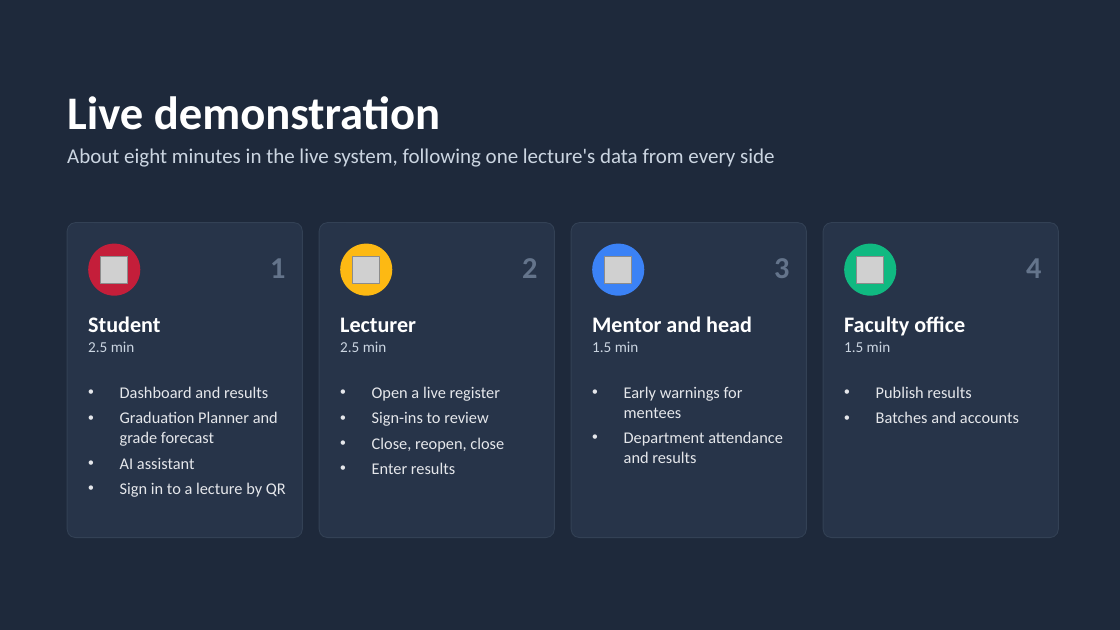
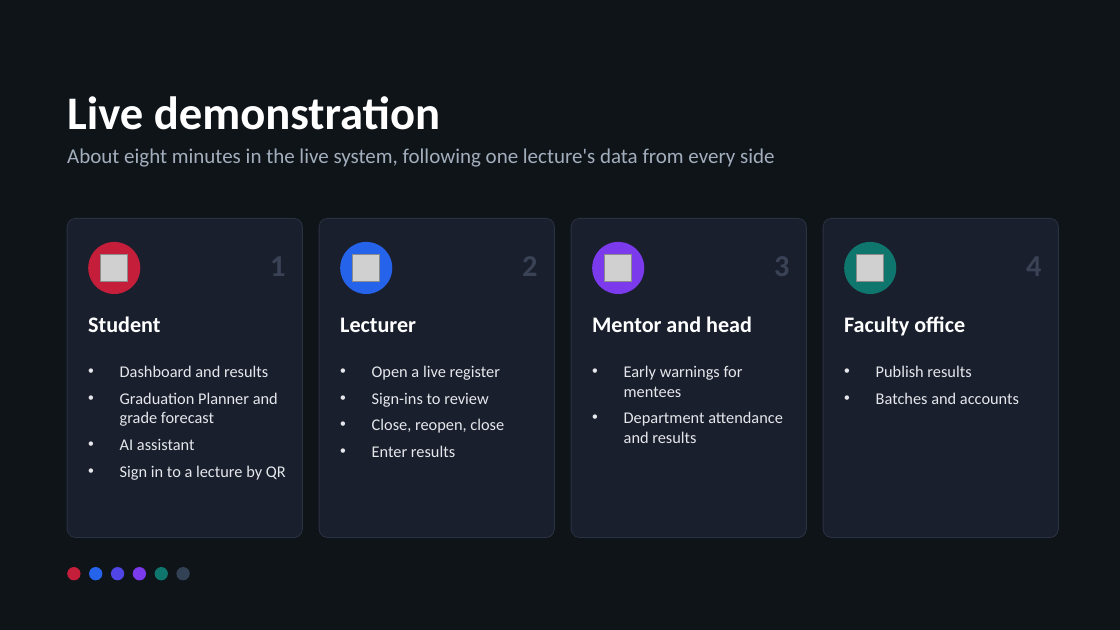
Before and after one commit to Senadheera-eng/Performance-Evaluation-System, a slide deck: slide 4 of presentations/PES_Mid_Progress_Evaluation.pptx (slide 5 before the commit). Drawn at 1120x630 pixels with LibreOffice and Linux fonts; fonts in the diff are those of the drawing; grey boxes stand for pictures. Boxes give left, top, right and bottom in pixels: in the first picture for what was removed or moved away, otherwise in the second. Text is boxed around its words. In the diff, an @@ line names an element or a change of style, - is before the commit and + after.

Commit message:
Redesign the presentation in all of PES's main colours
Follows the presenter's final cut and keeps its title slide. The
architecture diagram uses only straight connectors; the speech matches.

```diff
--- a/presentations/PES_Mid_Progress_Evaluation.pptx
+++ b/presentations/PES_Mid_Progress_Evaluation.pptx
@@ background #1E293B to #0F1419 @@
@@ text "About eight minutes in the ..." at (x1=67, y1=148, x2=774, y2=167): text colour #CBD5E1 to #A3AEBD @@
@@ rounded rectangle resized from (x1=67, y1=223, x2=302, y2=538) to (x1=67, y1=218, x2=302, y2=538) @@
@@ rounded rectangle resized from (x1=319, y1=223, x2=555, y2=538) to (x1=319, y1=218, x2=555, y2=538) @@
@@ rounded rectangle resized from (x1=571, y1=223, x2=807, y2=538) to (x1=571, y1=218, x2=807, y2=538) @@
@@ fill #273449 to #1A1F2E; outline #334155 0.75 pt to #2A3142 0.75 pt in 4 elements at (x1=67, y1=218, x2=302, y2=538), (x1=319, y1=218, x2=555, y2=538), (x1=571, y1=218, x2=807, y2=538), (x1=823, y1=218, x2=1059, y2=538) @@
@@ rounded rectangle resized from (x1=823, y1=223, x2=1059, y2=538) to (x1=823, y1=218, x2=1059, y2=538) @@
@@ text removed at (x1=270, y1=258, x2=285, y2=278) @@
-1
@@ ellipse at (x1=340, y1=242, x2=392, y2=294): fill #FDB913 to #2563EB @@
@@ text removed at (x1=522, y1=258, x2=537, y2=278) @@
-2
@@ ellipse at (x1=592, y1=242, x2=644, y2=294): fill #3B82F6 to #7C3AED @@
@@ text removed at (x1=774, y1=258, x2=789, y2=278) @@
-3
@@ ellipse at (x1=844, y1=242, x2=897, y2=294): fill #10B981 to #0F766E @@
@@ text removed at (x1=1026, y1=258, x2=1041, y2=278) @@
-4
@@ text at (x1=88, y1=341, x2=135, y2=352): paragraph removed @@
-2.5 min
@@ text at (x1=340, y1=341, x2=387, y2=352): paragraph removed @@
-2.5 min
@@ text at (x1=592, y1=341, x2=639, y2=352): paragraph removed @@
-1.5 min
@@ text at (x1=844, y1=341, x2=891, y2=352): paragraph removed @@
-1.5 min
@@ text "Dashboard and results" moved from (x1=120, y1=386, x2=286, y2=497) to (x1=120, y1=365, x2=286, y2=480) @@
@@ text "Open a live register" moved from (x1=372, y1=386, x2=504, y2=474) to (x1=372, y1=365, x2=504, y2=457) @@
@@ text "Early warnings for mentees" moved from (x1=624, y1=386, x2=783, y2=463) to (x1=624, y1=365, x2=783, y2=443) @@
@@ more space between paragraphs in 4 elements at (x1=120, y1=365, x2=286, y2=480), (x1=372, y1=365, x2=504, y2=457), (x1=624, y1=365, x2=783, y2=443), (x1=876, y1=365, x2=1019, y2=404) @@
@@ text "Publish results" moved from (x1=876, y1=386, x2=1019, y2=423) to (x1=876, y1=365, x2=1019, y2=404) @@
@@ ellipse added at (x1=67, y1=567, x2=81, y2=581), fill #C41E3A @@
@@ ellipse added at (x1=89, y1=567, x2=103, y2=581), fill #2563EB @@
@@ ellipse added at (x1=111, y1=567, x2=124, y2=581), fill #4F46E5 @@
@@ ellipse added at (x1=133, y1=567, x2=146, y2=581), fill #7C3AED @@
@@ ellipse added at (x1=155, y1=567, x2=168, y2=581), fill #0F766E @@
@@ ellipse added at (x1=176, y1=567, x2=190, y2=581), fill #334155 @@
```
Also in this commit, not shown: 10 other slides changed, 2 slides removed, 1 other file.
